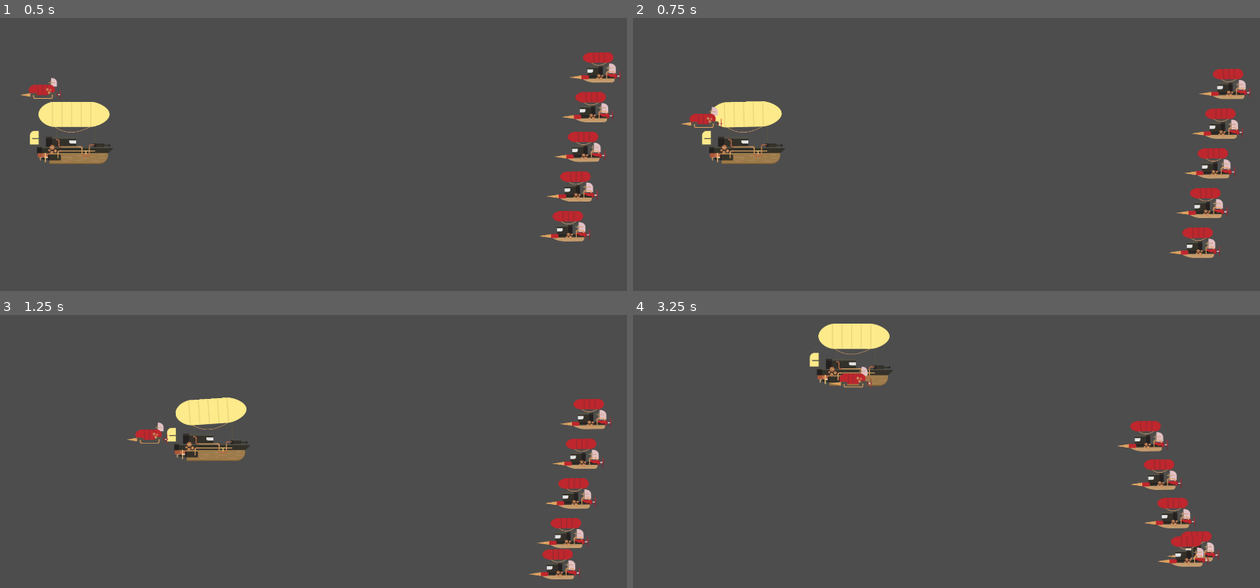
Above: before the commit, frames 1-4 (two rows, left to right).
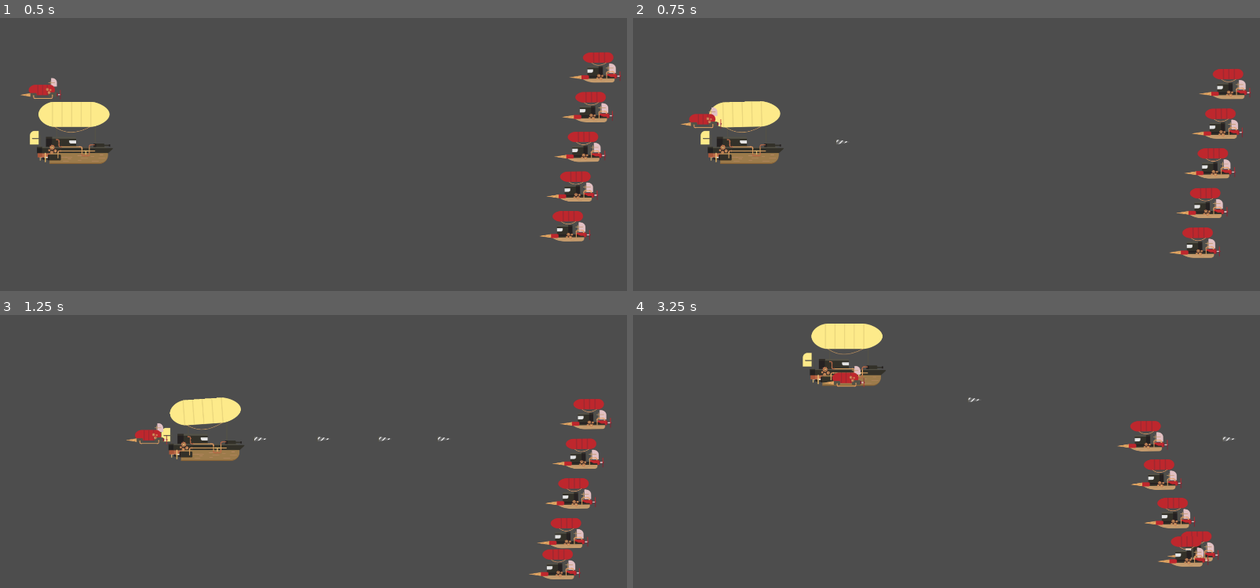
Above: after the commit, the same moments.

Repository: luishernandezg/arkanet
Game: Godot game, scene res://Scenes/Nivel1.tscn
Two runs of this game, one before a commit and one after it. Both use one fixed random seed, a clock stepped at 60 frames per second and the inputs below.
Inputs (mouse positions are in pixels of both pictures, inside the frame that each line leads up to):
- Up to frame 1 (0.5 s): no input
- Up to frame 2 (0.75 s): move the mouse to (1084, 176) at 0.52 s; hold D (move_right) from 0.53 s (still down); hold Right mouse button (attack) from 0.53 s (still down)
- Up to frame 3 (1.25 s): keep holding D (move_right); keep holding Right mouse button (attack)
- Up to frame 4 (3.25 s): move the mouse to (821, 508) at 1.27 s; release D (move_right) at 1.28 s; release Right mouse button (attack) at 1.28 s; hold A (move_left) 1.28-2.03 s; right-click (821, 508) at 1.35 s; move the mouse to (1009, 413) at 2.02 s; hold D (move_right) 2.03-2.78 s; hold Z (damage_test) 2.03-2.78 s; right-click (1009, 413) at 2.3 s; move the mouse to (915, 560) at 2.77 s; hold W (move_up) from 2.78 s (still down); tap S (move_dowm) at 2.85 s; right-click (915, 560) at 3.05 s

Frame 1 is identical in both runs. In frame 2, 0.4% of the frame differs, in the area x 7-35%, y 30-54%; in frame 3, 0.9%; in frame 4, 1.1%, in the area x 27-96%, y 3-47%.

Commit message:
added shot action - class 10

Diff:
--- a/Scenes/Character.tscn
+++ b/Scenes/Character.tscn
@@ -93,6 +93,9 @@
 "values": [Color(0.705882, 0, 0.0666667, 1), Color(1, 0.314761, 0.282953, 1), Color(0.704572, 0, 0.0656478, 1)]
 }
 
+[sub_resource type="Animation" id="Animation_sugky"]
+resource_name = "heal"
+
 [sub_resource type="Animation" id="Animation_h0s08"]
 resource_name = "move_left"
 length = 0.5
@@ -124,9 +127,6 @@
 "update": 0,
 "values": [0.0, -0.0698132]
 }
-
-[sub_resource type="Animation" id="Animation_sugky"]
-resource_name = "heal"
 
 [sub_resource type="AnimationLibrary" id="AnimationLibrary_ak5kg"]
 _data = {
@@ -202,3 +202,11 @@
 anim_player = NodePath("../AnimationPlayer")
 
 [node name="CharacterColorFilter" type="CanvasModulate" parent="."]
+
+[node name="Timer" type="Timer" parent="."]
+wait_time = 0.2
+
+[node name="ShotPos" type="Marker2D" parent="."]
+position = Vector2(151, 0)
+
+[connection signal="timeout" from="Timer" to="." method="_on_timer_timeout"]
--- /dev/null
+++ b/Scenes/shot.tscn
@@ -0,0 +1,90 @@
+[gd_scene load_steps=12 format=3 uid="uid://c0flgw3oxklhp"]
+
+[ext_resource type="Texture2D" uid="uid://bqvbh66wbkh15" path="res://Assets/disparo/disparo.png" id="1_a1n53"]
+
+[sub_resource type="AtlasTexture" id="AtlasTexture_t4ycy"]
+atlas = ExtResource("1_a1n53")
+region = Rect2(0, 0, 60, 28)
+
+[sub_resource type="AtlasTexture" id="AtlasTexture_30o4k"]
+atlas = ExtResource("1_a1n53")
+region = Rect2(60, 0, 60, 28)
+
+[sub_resource type="AtlasTexture" id="AtlasTexture_54jvb"]
+atlas = ExtResource("1_a1n53")
+region = Rect2(120, 0, 60, 28)
+
+[sub_resource type="AtlasTexture" id="AtlasTexture_4wit3"]
+atlas = ExtResource("1_a1n53")
+region = Rect2(180, 0, 60, 28)
+
+[sub_resource type="AtlasTexture" id="AtlasTexture_wpake"]
+atlas = ExtResource("1_a1n53")
+region = Rect2(240, 0, 60, 28)
+
+[sub_resource type="AtlasTexture" id="AtlasTexture_sraj3"]
+atlas = ExtResource("1_a1n53")
+region = Rect2(300, 0, 60, 28)
+
+[sub_resource type="AtlasTexture" id="AtlasTexture_ts5lf"]
+atlas = ExtResource("1_a1n53")
+region = Rect2(360, 0, 60, 28)
+
+[sub_resource type="SpriteFrames" id="SpriteFrames_waa3w"]
+animations = [{
+"frames": [{
+"duration": 1.0,
+"texture": SubResource("AtlasTexture_t4ycy")
+}, {
+"duration": 1.0,
+"texture": SubResource("AtlasTexture_30o4k")
+}, {
+"duration": 1.0,
+"texture": SubResource("AtlasTexture_54jvb")
+}, {
+"duration": 1.0,
+"texture": SubResource("AtlasTexture_4wit3")
+}, {
+"duration": 1.0,
+"texture": SubResource("AtlasTexture_wpake")
+}, {
+"duration": 1.0,
+"texture": SubResource("AtlasTexture_sraj3")
+}, {
+"duration": 1.0,
+"texture": SubResource("AtlasTexture_ts5lf")
+}],
+"loop": true,
+"name": &"shot",
+"speed": 30.0
+}]
+
+[sub_resource type="CapsuleShape2D" id="CapsuleShape2D_0m24i"]
+radius = 6.99924
+height = 25.9972
+
+[sub_resource type="RectangleShape2D" id="RectangleShape2D_lb43y"]
+size = Vector2(14.8695, 16.9986)
+
+[node name="RigidBody2D" type="RigidBody2D"]
+gravity_scale = 0.0
+linear_velocity = Vector2(1500, 0)
+
+[node name="AnimatedSprite2D" type="AnimatedSprite2D" parent="."]
+sprite_frames = SubResource("SpriteFrames_waa3w")
+animation = &"shot"
+autoplay = "shot"
+frame = 6
+frame_progress = 0.787994
+
+[node name="CollisionShape2D" type="CollisionShape2D" parent="."]
+rotation = 1.5614
+shape = SubResource("CapsuleShape2D_0m24i")
+
+[node name="Area2D" type="Area2D" parent="."]
+
+[node name="CollisionShape2D" type="CollisionShape2D" parent="Area2D"]
+self_modulate = Color(0.443137, 1, 0.431373, 1)
+position = Vector2(28.9935, -0.499916)
+rotation = 0.00563187
+shape = SubResource("RectangleShape2D_lb43y")
--- a/Scripts/character.gd
+++ b/Scripts/character.gd
@@ -1,7 +1,11 @@
 extends CharacterBody2D
 
 @export var speed: float = 600.0
+@onready var shot = preload("res://Scenes/shot.tscn")
 @onready var playback: AnimationNodeStateMachinePlayback = $AnimationTree.get("parameters/playback")
+@onready var parent = get_parent()
+
+var cooldown = true
 
 func _physics_process(_delta: float) -> void:
 
@@ -22,7 +26,23 @@
 	if Input.is_action_pressed("damage_test"):
 		playback.travel('damage')
 
+	if (Input.is_action_pressed("attack")):
+		shot_action()
+
 	velocity.x = directionX * speed
 	velocity.y = directionY * speed
 
 	move_and_slide()
+
+func shot_action() -> void:
+	if cooldown:
+		cooldown = false
+		$Timer.start()
+		var shot_isntance = shot.instantiate()
+		shot_isntance.position = $ShotPos.global_position
+		parent.add_child(shot_isntance)
+
+
+
+func _on_timer_timeout() -> void:
+	cooldown = true
